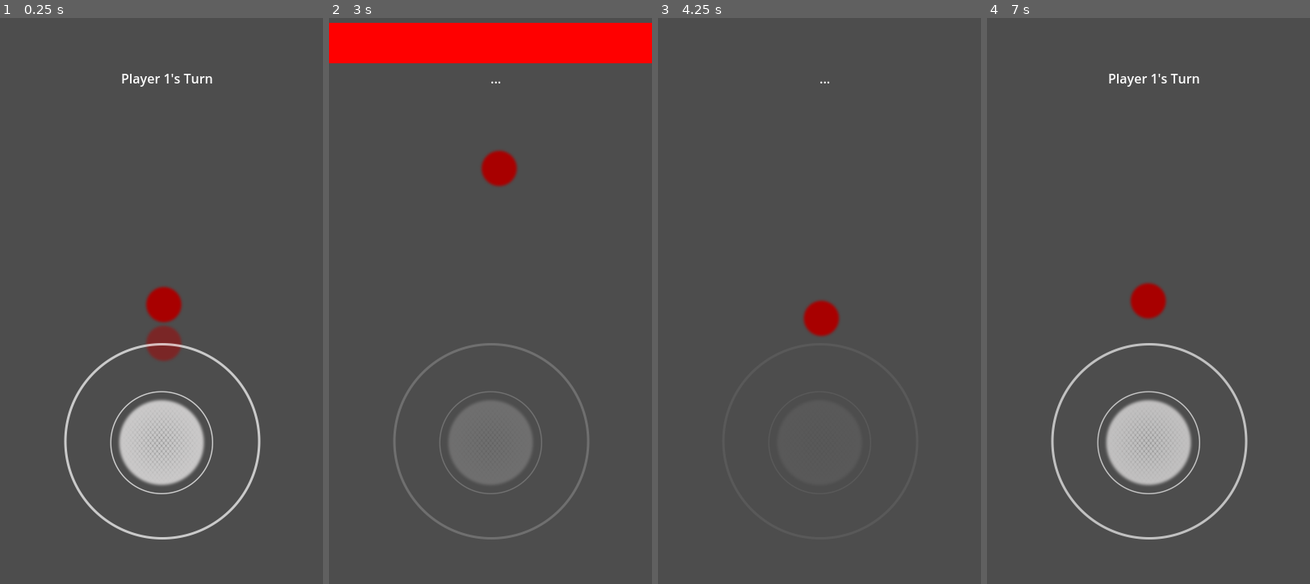
Above: before the commit, frames 1-4 (left to right).
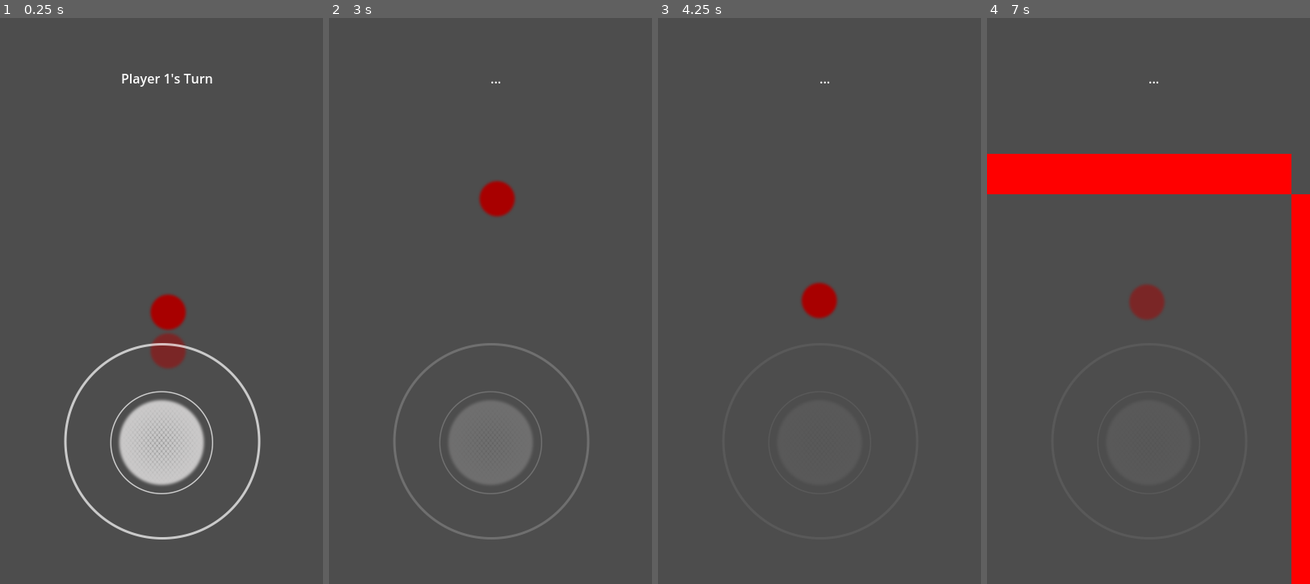
Above: after the commit, the same moments.

Repository: DeogenesMaranan/BallRace
Game: Godot game, scene res://main.tscn
Two runs of this game, one before a commit and one after it. Both use one fixed random seed, a clock stepped at 60 frames per second and the inputs below.
Inputs (mouse positions are in pixels of both pictures, inside the frame that each line leads up to):
- Up to frame 1 (0.25 s): no input
- Up to frame 2 (3 s): click (490, 442) at 0.5 s; click (490, 442) at 1.25 s; click (490, 442) at 2 s; tap Enter at 2.75 s; move the mouse to (561, 272) at 2.77 s
- Up to frame 3 (4.25 s): move the mouse to (754, 329) at 3.52 s
- Up to frame 4 (7 s): move the mouse to (1180, 176) at 4.27 s; move the mouse to (1132, 414) at 5.02 s; tap Space at 5.75 s; move the mouse to (1245, 385) at 5.77 s; move the mouse to (1051, 216) at 6.52 s

The runs differ from the first frame. In frame 1, 0.7% of the frame differs, in the area x 45-58%, y 47-62%; in frame 2, 8.2%; in frame 3, 0.7%; in frame 4, 16%, in the area x 0-100%, y 9-100%.

Commit message:
Create working finish line

Diff:
--- a/Components/player.gd
+++ b/Components/player.gd
@@ -1,15 +1,16 @@
 extends RigidBody2D
+class_name Player
 
 const SPEED = 3000.0
-const FRICTION = 0.99
+const FRICTION = 0.95
 const BALL_RADIUS = 16.0
 const MIN_SEPARATION = 1.1
 const STOP_THRESHOLD = 5.0
 const FORCE_MULTIPLIER = 1.5
 
 func _ready() -> void:
-	position.x = get_parent().get_viewport().size.x
-	position.y = get_parent().get_viewport().size.y
+	position.x = get_parent().get_viewport().size.x * 2
+	position.y = get_parent().get_viewport().size.y * 2
 	gravity_scale = 0
 	linear_damp = 1.0
 	var physics_material = PhysicsMaterial.new()
--- a/Helper/wallGenerator.gd
+++ b/Helper/wallGenerator.gd
@@ -2,6 +2,7 @@
 
 @export var collision_margin: int = 50
 @export var wall_color: Color = Color.RED
+@onready var finish_line: Node2D = $"../FinishLineGenerator"
 
 func generate_walls(viewport_rect: Rect2):
 	var width = viewport_rect.size.x * 4
@@ -11,6 +12,10 @@
 	_create_wall(Vector2(width / 2.0, height + collision_margin / 2.0), width, collision_margin)  # Bottom
 	_create_wall(Vector2(-collision_margin / 2.0, height / 2.0), collision_margin, height)  # Left
 	_create_wall(Vector2(width + collision_margin / 2.0, height / 2.0), collision_margin, height)  # Right
+
+	finish_line.generate_finish_line(width, height)
+	finish_line.connect("finish_line_reached", _on_finish_line_reached)
+	add_child(finish_line)
 
 func _create_wall(target_position: Vector2, w: int, h: int):
 	var wall = StaticBody2D.new()
@@ -29,3 +34,6 @@
 	wall.add_child(shape)
 	wall.add_child(visual)
 	add_child(wall)
+
+func _on_finish_line_reached():
+	print("Finish line reached! Game over!")
--- /dev/null
+++ b/finishLineGenerator.gd
@@ -0,0 +1,49 @@
+extends Node2D
+
+@export var collision_margin: int = 50
+@export var finish_line_color: Color = Color.GREEN
+const FINISH_SIZE_HORIZONTAL = Vector2(150, 50)
+const FINISH_SIZE_VERTICAL = Vector2(50, 150)
+@onready var view: Camera2D = $"../View"
+
+signal finish_line_reached
+
+func generate_finish_line(width: int, height: int):
+	var possible_positions = [
+		# Top wall
+		{"pos": Vector2(randf_range(FINISH_SIZE_HORIZONTAL.x / 2, width - FINISH_SIZE_HORIZONTAL.x / 2), -collision_margin / 2.0), "size": FINISH_SIZE_HORIZONTAL},
+		# Bottom wall
+		{"pos": Vector2(randf_range(FINISH_SIZE_HORIZONTAL.x / 2, width - FINISH_SIZE_HORIZONTAL.x / 2), height + collision_margin / 2.0), "size": FINISH_SIZE_HORIZONTAL},
+		# Left wall
+		{"pos": Vector2(-collision_margin / 2.0, randf_range(FINISH_SIZE_VERTICAL.y / 2, height - FINISH_SIZE_VERTICAL.y / 2)), "size": FINISH_SIZE_VERTICAL},
+		# Right wall
+		{"pos": Vector2(width + collision_margin / 2.0, randf_range(FINISH_SIZE_VERTICAL.y / 2, height - FINISH_SIZE_VERTICAL.y / 2)), "size": FINISH_SIZE_VERTICAL}
+	]
+
+	var chosen_wall = possible_positions[randi() % possible_positions.size()]
+
+	var finish_line = StaticBody2D.new()
+	finish_line.position = chosen_wall["pos"]
+
+	var shape = CollisionShape2D.new()
+	var rect = RectangleShape2D.new()
+	rect.size = chosen_wall["size"]
+	shape.shape = rect
+
+	var visual = ColorRect.new()
+	visual.size = chosen_wall["size"]
+	visual.color = finish_line_color
+	visual.position = Vector2(-chosen_wall["size"].x / 2.0, -chosen_wall["size"].y / 2.0)
+
+	var area = Area2D.new()
+	area.connect("body_entered", _on_finish_line_reached)
+
+	area.add_child(shape)
+	finish_line.add_child(area)
+	finish_line.add_child(visual)
+	add_child(finish_line)
+
+func _on_finish_line_reached(body):
+	if body is Player:
+		print(body.name + " reached the finish line! 🎉")
+		emit_signal("finish_line_reached")
--- a/main.tscn
+++ b/main.tscn
@@ -1,10 +1,11 @@
-[gd_scene load_steps=6 format=3 uid="uid://dgeqawox2dujp"]
+[gd_scene load_steps=7 format=3 uid="uid://dgeqawox2dujp"]
 
 [ext_resource type="Script" path="res://main.gd" id="1_h2x83"]
 [ext_resource type="PackedScene" uid="uid://ba7x8exjgafxl" path="res://Scenes/joystick.tscn" id="1_nlyxu"]
 [ext_resource type="PackedScene" uid="uid://2wrdd2mg716f" path="res://Scenes/player.tscn" id="2_jnai4"]
 [ext_resource type="Script" path="res://Helper/turnManager.gd" id="4_68cpj"]
 [ext_resource type="Script" path="res://Helper/wallGenerator.gd" id="5_pkqxn"]
+[ext_resource type="Script" path="res://finishLineGenerator.gd" id="6_ya57n"]
 
 [node name="Main" type="Node2D"]
 script = ExtResource("1_h2x83")
@@ -59,3 +60,8 @@
 position = Vector2(203, 349)
 position_smoothing_enabled = true
 position_smoothing_speed = 15.0
+
+[node name="FinishLineGenerator" type="Node2D" parent="."]
+script = ExtResource("6_ya57n")
+collision_margin = null
+finish_line_color = null
